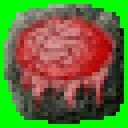
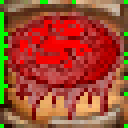
Layered file, before and after one edit (128x128). Changes by layer:
renamed "khelben.png" to "khelben copy - Copy.png", painted on it over [8, 8, 124, 124]
showed "Spell-A BGND" over [0, 0, 128, 128]
hid "Spell-B BGND" over [0, 0, 128, 128]
